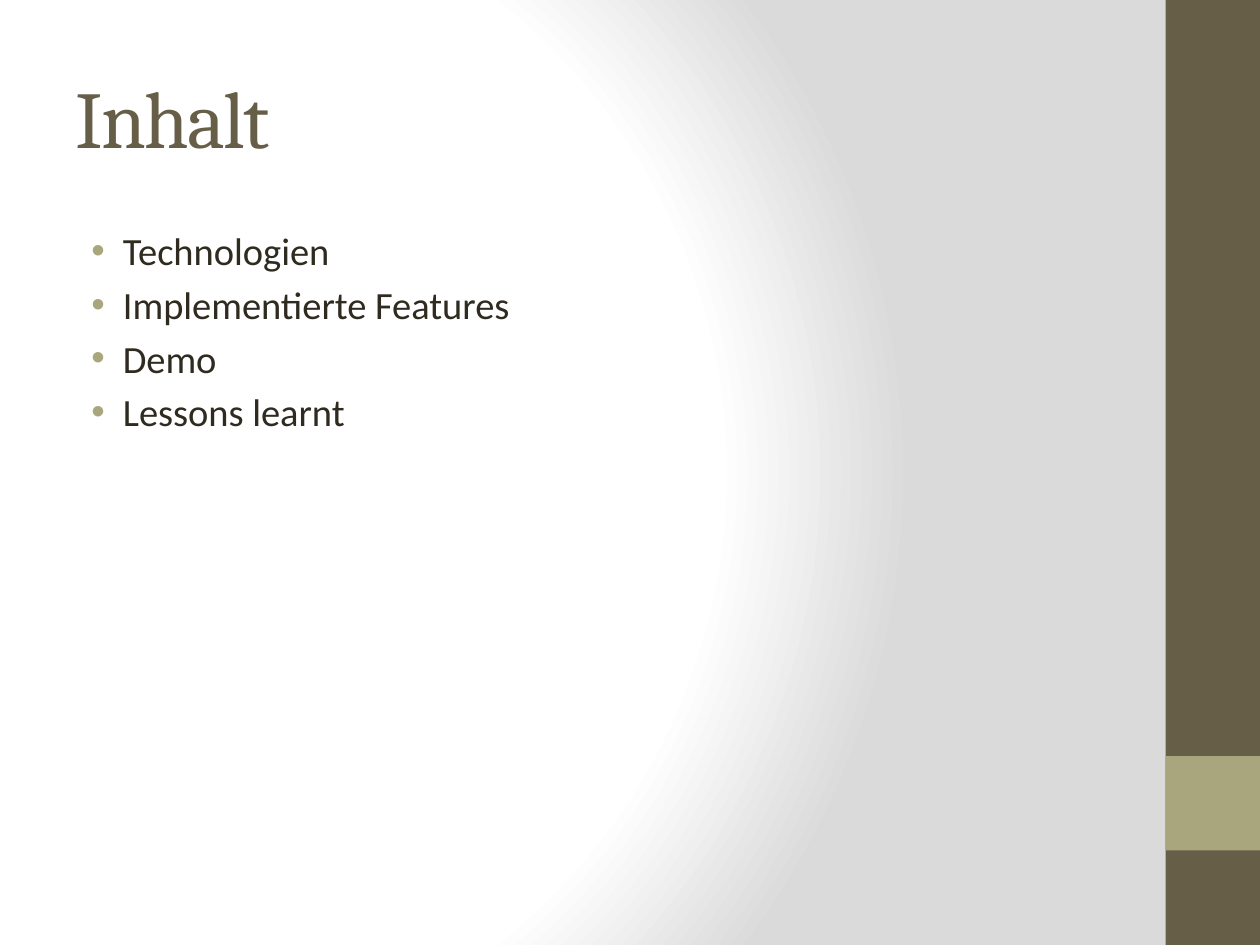
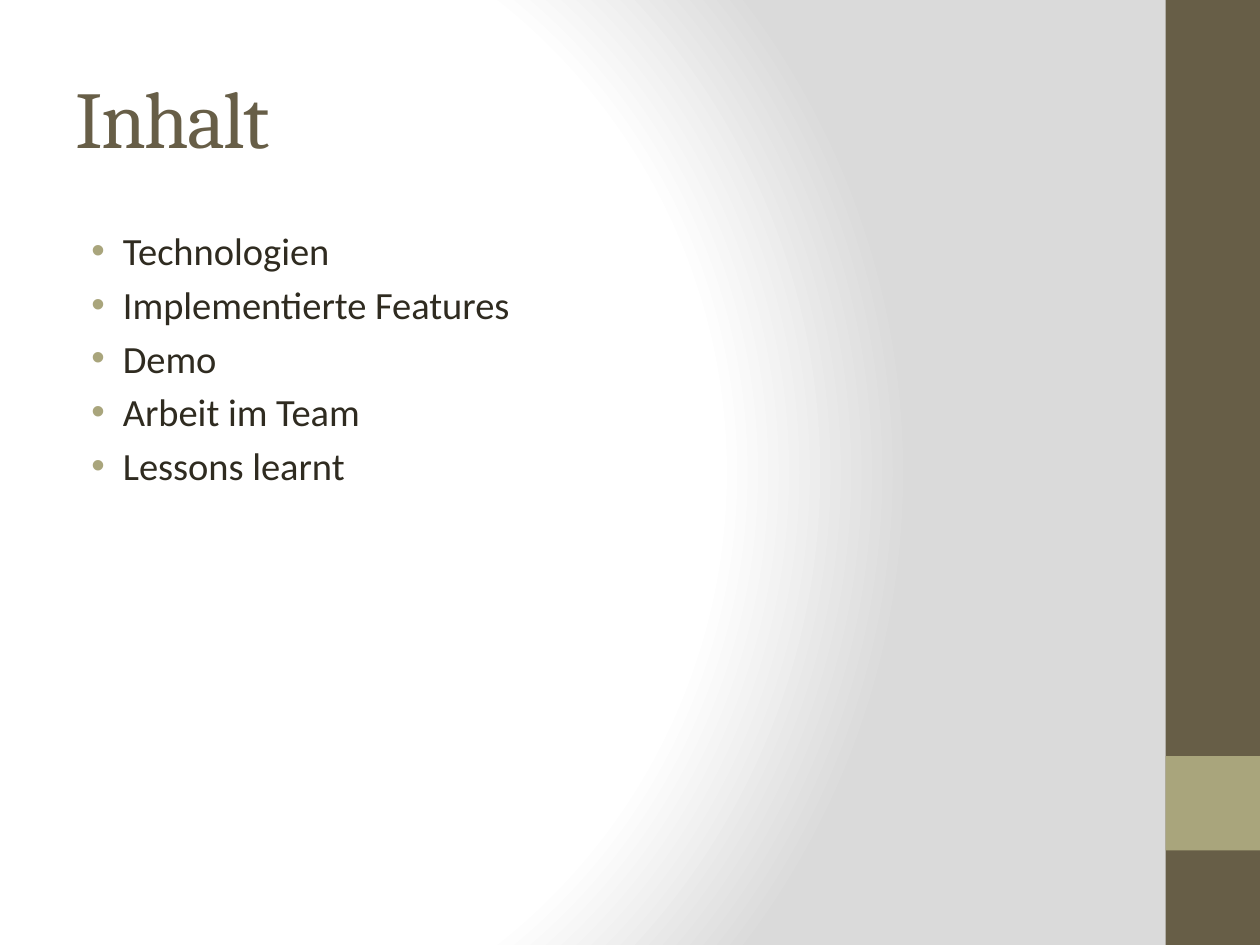
Before and after one commit to kochm8/ch.bfh.bti7054.w2014.p.beerwebshop, a slide deck: slide 2 of doc/Präsentation.pptx. Drawn at 1260x945 pixels with LibreOffice and Linux fonts; fonts in the diff are those of the drawing. Boxes give left, top, right and bottom in pixels: in the first picture for what was removed or moved away, otherwise in the second. Text is boxed around its words. In the diff, an @@ line names an element or a change of style, - is before the commit and + after.

```diff
--- a/doc/Präsentation.pptx
+++ b/doc/Präsentation.pptx
@@ text at <box>123,399,360,427</box>: paragraph added @@
+• Arbeit im Team
```
Also in this commit, not shown: 4 other slides changed, 1 slide added.
